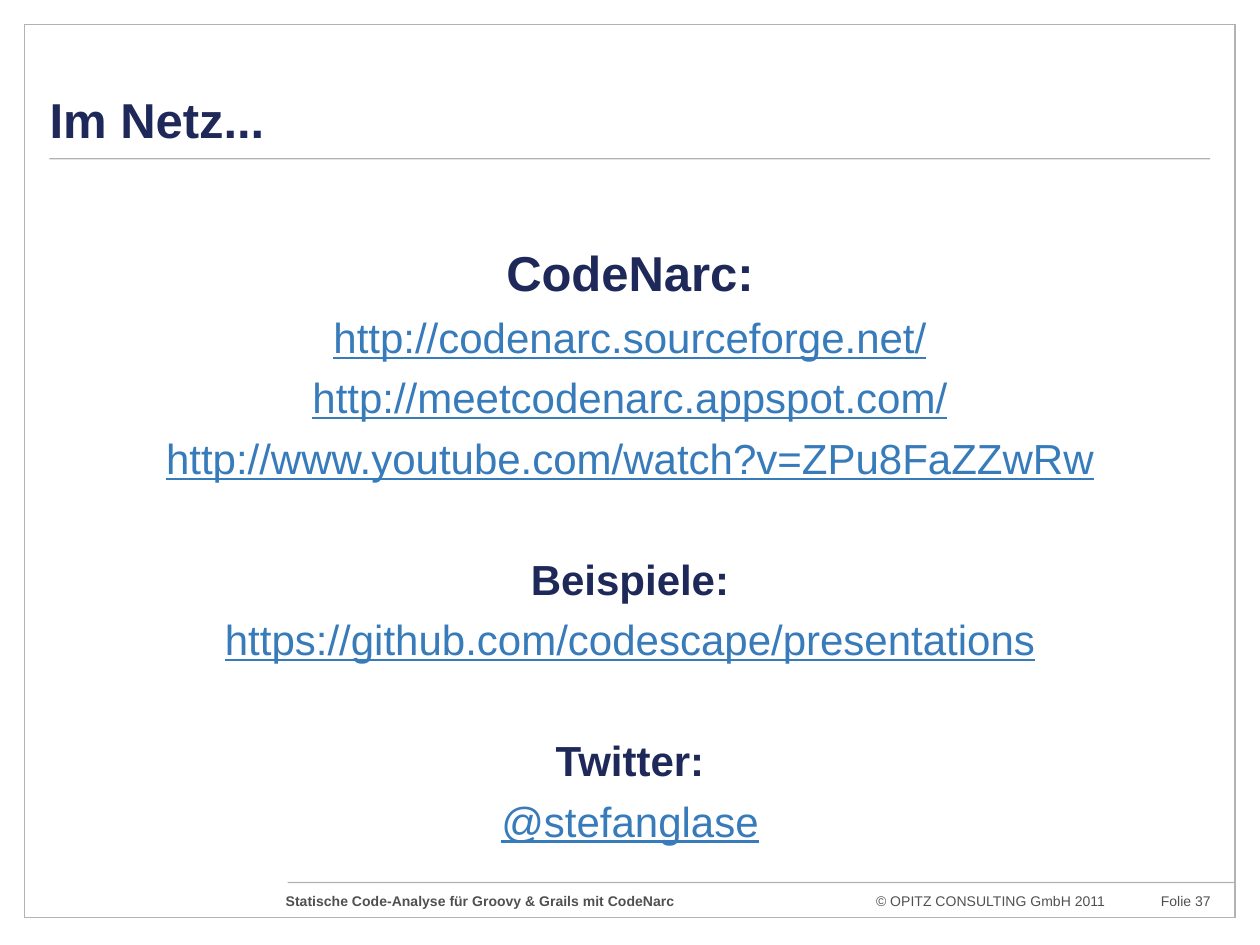
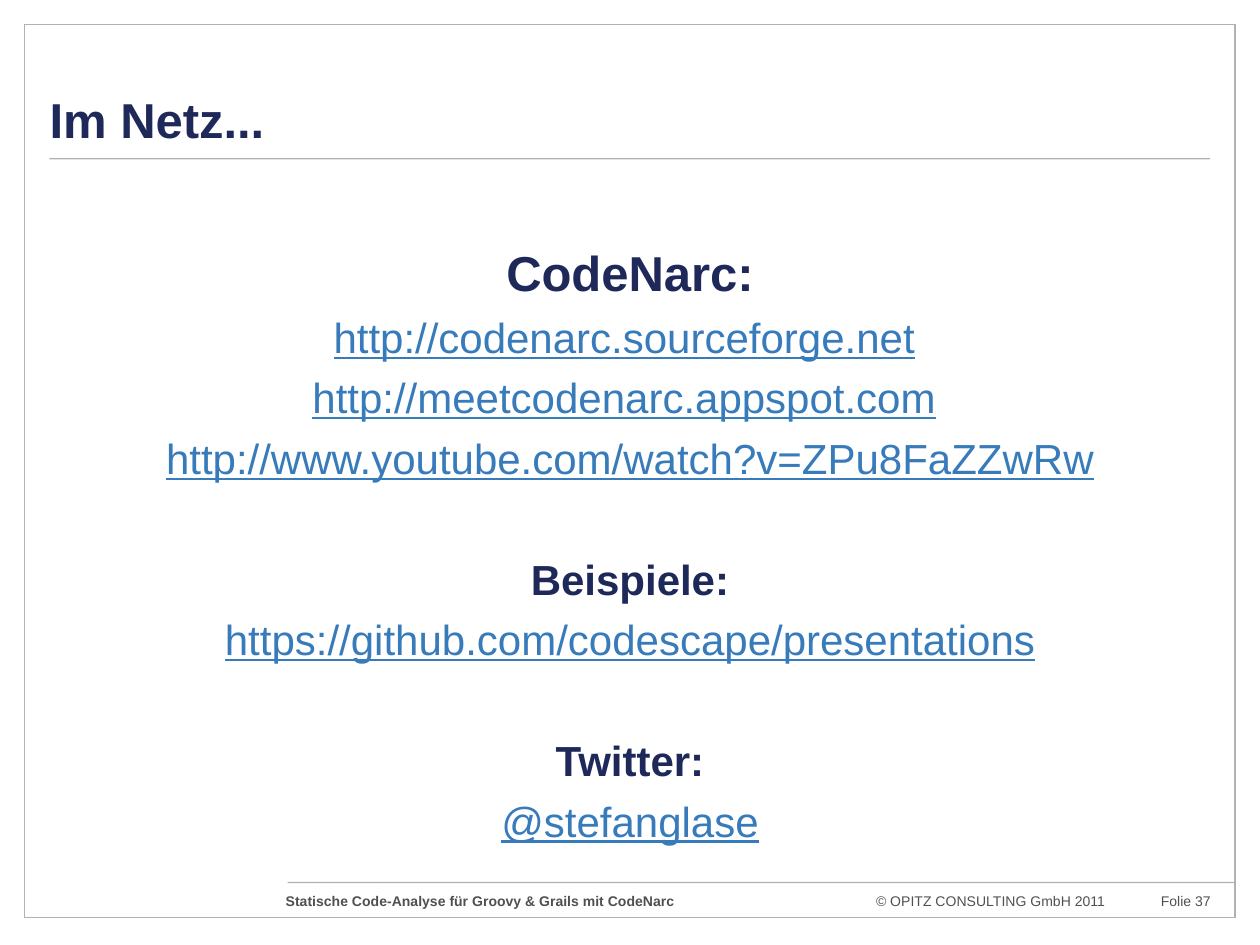
Before and after one commit to codescape/presentations, a slide deck: slide 37 of statische-code-analyse-mit-codenarc/codenarc-presentation-camelcasecon-2011.pptx. Drawn at 1260x945 pixels with LibreOffice and Linux fonts; fonts in the diff are those of the drawing; background and template pictures are left out. Boxes give left, top, right and bottom in pixels: in the first picture for what was removed or moved away, otherwise in the second. Text is boxed around its words. In the diff, an @@ line names an element or a change of style, - is before the commit and + after.

```diff
--- a/statische-code-analyse-mit-codenarc/codenarc-presentation-camelcasecon-2011.pptx
+++ b/statische-code-analyse-mit-codenarc/codenarc-presentation-camelcasecon-2011.pptx
@@ text at (x1=312, y1=322, x2=935, y2=422): text changed @@
-http://codenarc.sourceforge.net/
-http://meetcodenarc.appspot.com/
+http://codenarc.sourceforge.net
+http://meetcodenarc.appspot.com
```
Also in this commit, not shown: 3 other slides changed.
